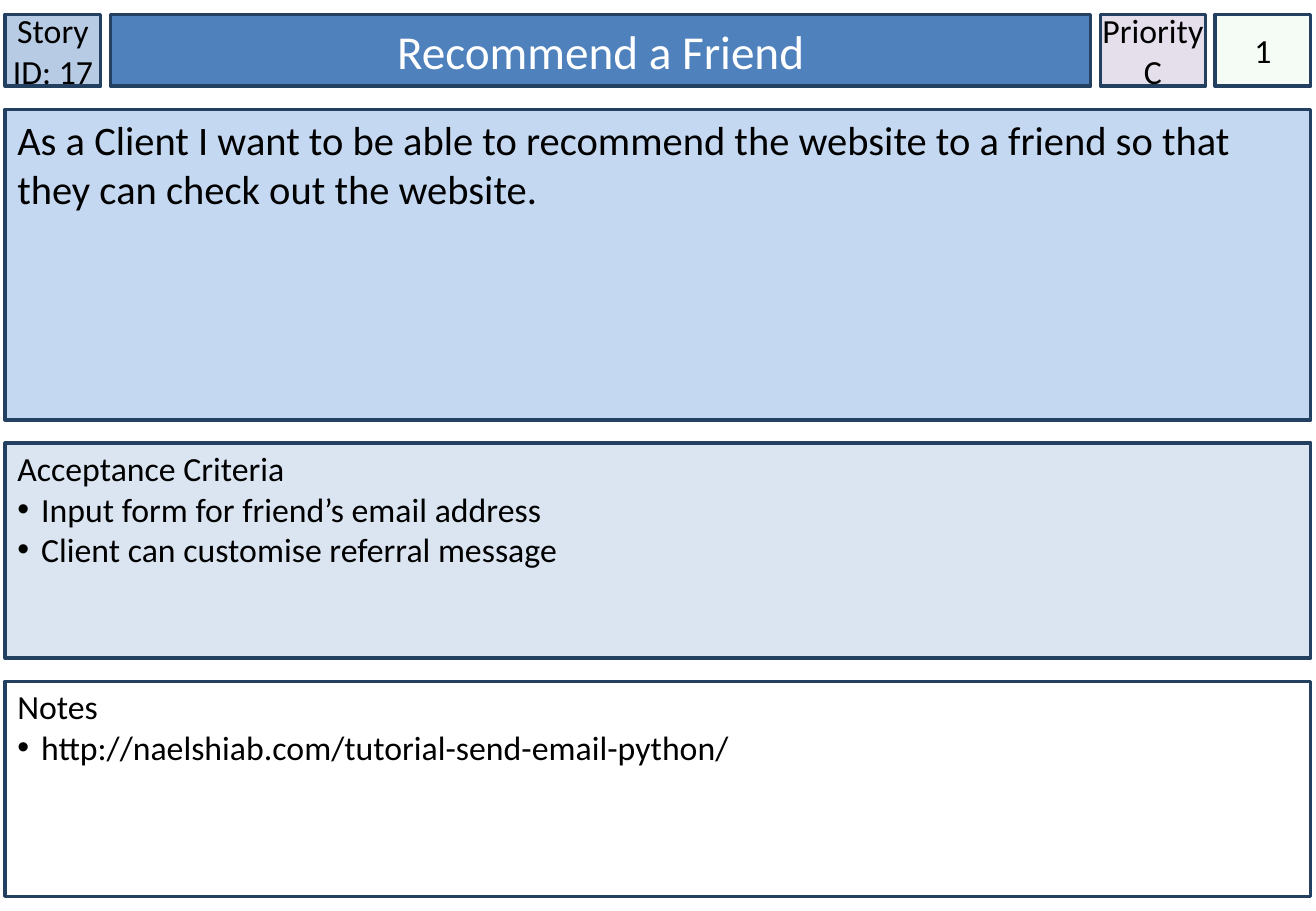
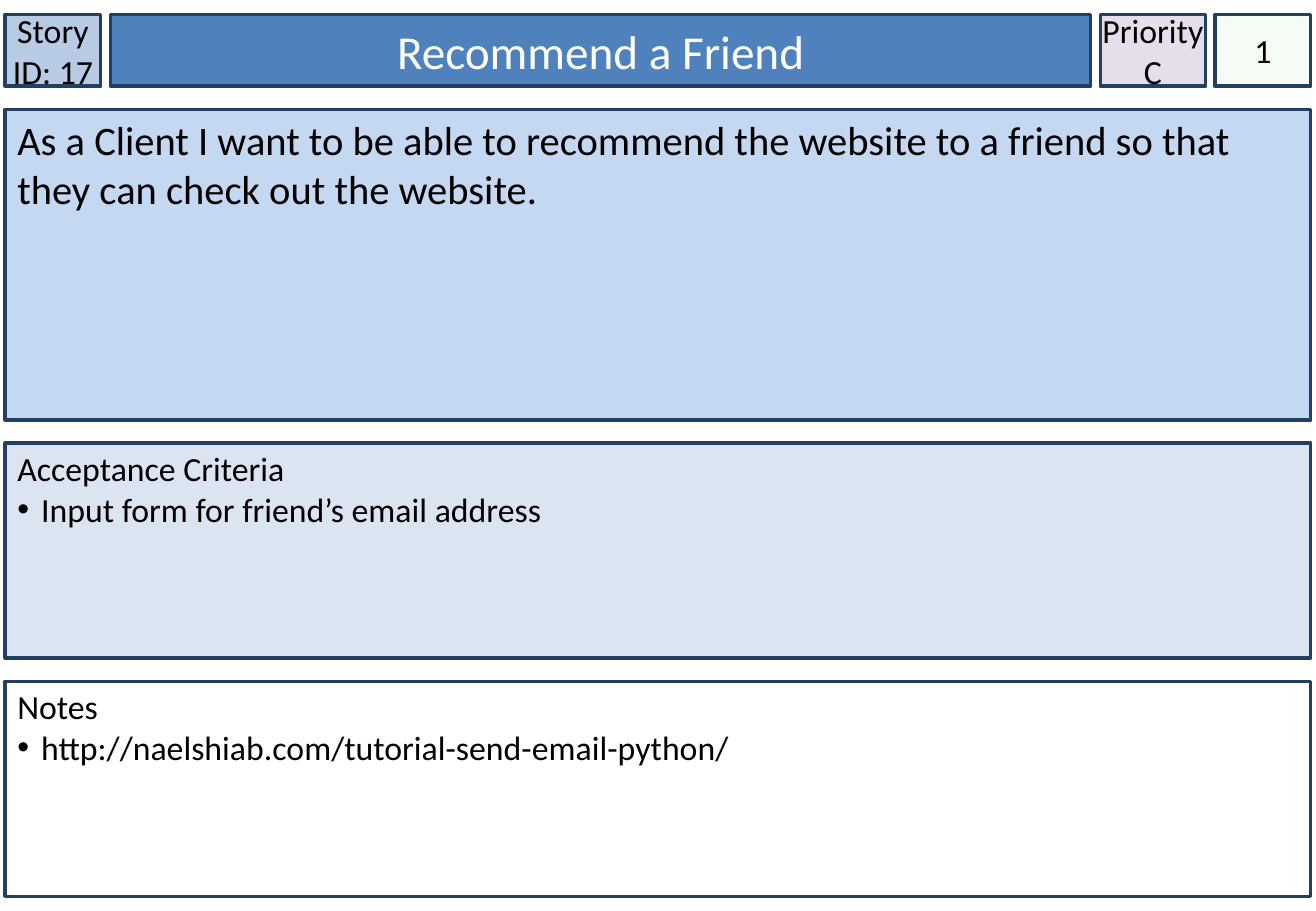
Before and after one commit to lowejosh/Django-landmarks, a slide deck: slide 18 of Artifact Files/Story Cards.pptx. Drawn at 1316x911 pixels with LibreOffice and Linux fonts; fonts in the diff are those of the drawing. Boxes give left, top, right and bottom in pixels: in the first picture for what was removed or moved away, otherwise in the second. Text is boxed around its words. In the diff, an @@ line names an element or a change of style, - is before the commit and + after.

```diff
--- a/Artifact Files/Story Cards.pptx
+++ b/Artifact Files/Story Cards.pptx
@@ text in rectangle at bbox=[41, 538, 557, 568]: paragraph removed @@
-• Client can customise referral message
```
Also in this commit, not shown: 11 slides added, 9 other files.
